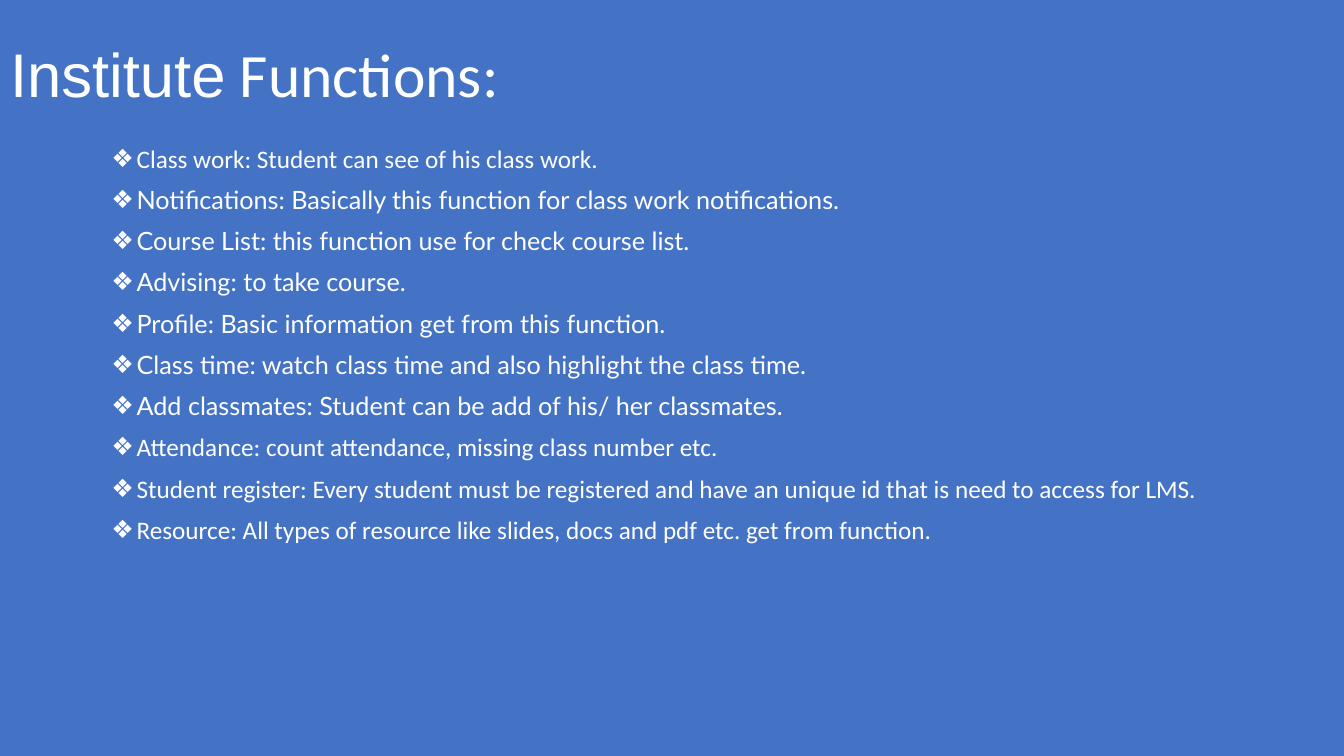
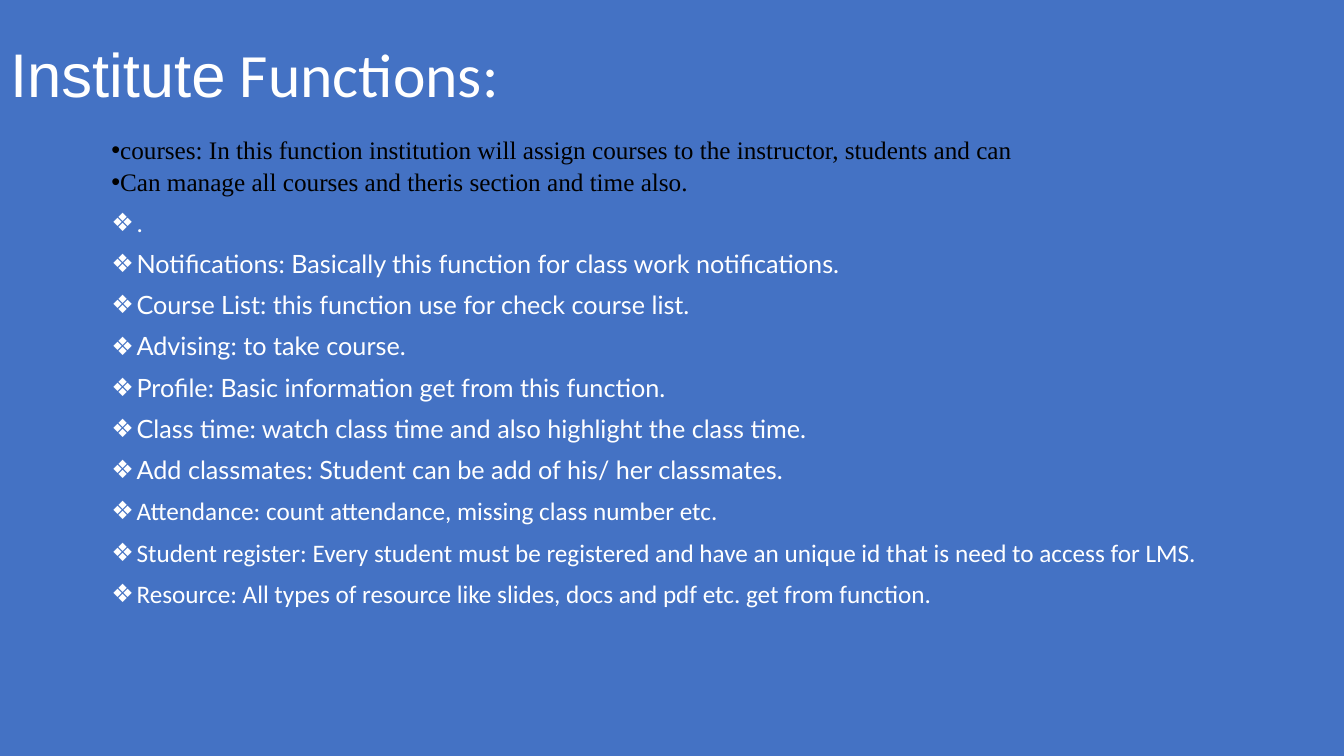
Before and after one commit to maruf1020/CSE499SU20Group1SAA3NSU, a slide deck: slide 7 of Documention/Group project proposal/Presentation.pptx. Drawn at 1344x756 pixels with LibreOffice and Linux fonts; fonts in the diff are those of the drawing. Boxes give left, top, right and bottom in pixels: in the first picture for what was removed or moved away, otherwise in the second. Text is boxed around its words. In the diff, an @@ line names an element or a change of style, - is before the commit and + after.

Commit message:
Update institute function
added a new task on institute function

```diff
--- a/Documention/Group project proposal/Presentation.pptx
+++ b/Documention/Group project proposal/Presentation.pptx
@@ text at (120, 141, 1011, 197): text changed; font Calibri to Times New Roman; text colour #FFFFFF to #000000 @@
-❖ Class work: Student can see of his class work.
+• courses: In this function institution will assign courses to the instructor, students and can
+• Can manage all courses and theris section and time also.
+❖ .
```
